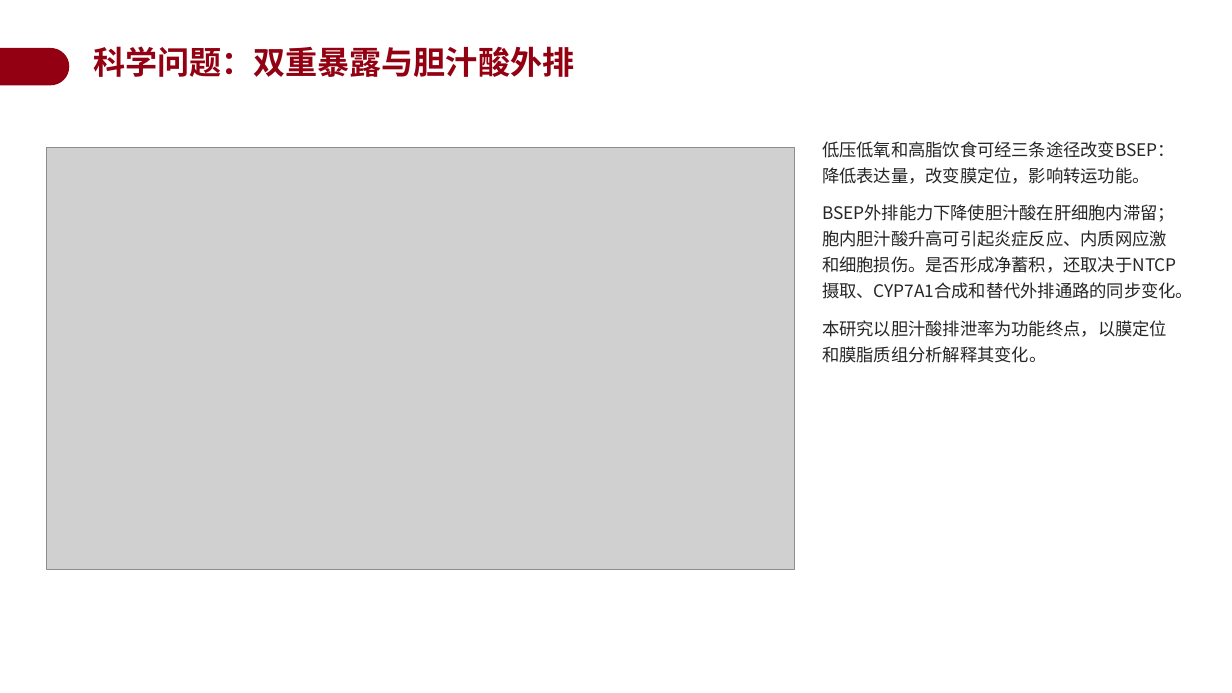
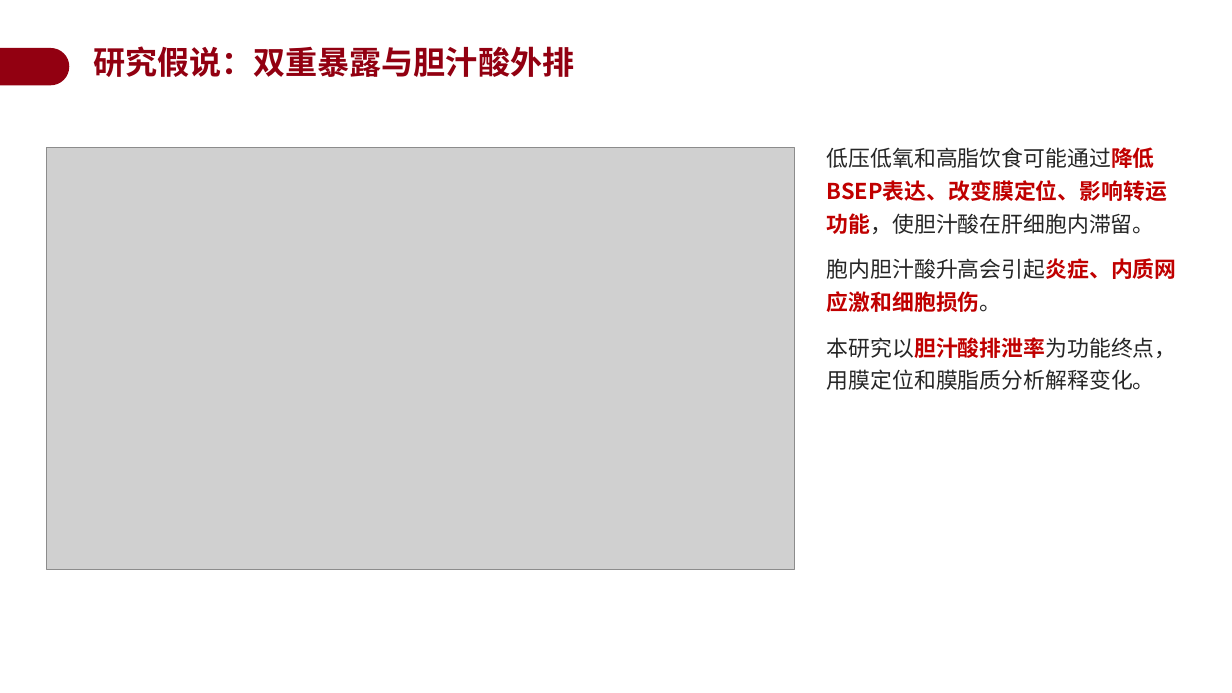
Before and after one commit to a854589274-afk/1, a slide deck: slide 11 of 开题答辩PPT_BSEP高原低压低氧.pptx. Drawn at 1232x693 pixels with LibreOffice and Linux fonts; fonts in the diff are those of the drawing; grey boxes stand for pictures; background and template pictures are left out. Boxes give left, top, right and bottom in pixels: in the first picture for what was removed or moved away, otherwise in the second. Text is boxed around its words. In the diff, an @@ line names an element or a change of style, - is before the commit and + after.

```diff
--- a/开题答辩PPT_BSEP高原低压低氧.pptx
+++ b/开题答辩PPT_BSEP高原低压低氧.pptx
@@ text at (94,46,575,77): text changed @@
-科学问题：双重暴露与胆汁酸外排
+研究假说：双重暴露与胆汁酸外排
@@ text at (827,147,1177,390): text changed; size 13.5 to 17 pt @@
-低压低氧和高脂饮食可经三条途径改变BSEP：降低表达量，改变膜定位，影响转运功能。
-BSEP外排能力下降使胆汁酸在肝细胞内滞留；胞内胆汁酸升高可引起炎症反应、内质网应激和细胞损伤。是否形成净蓄积，还取决于NTCP摄取、CYP7A1合成和替代外排通路的同步变化。
-本研究以胆汁酸排泄率为功能终点，以膜定位和膜脂质组分析解释其变化。
+低压低氧和高脂饮食可能通过降低BSEP表达、改变膜定位、影响转运功能，使胆汁酸在肝细胞内滞留。
+胞内胆汁酸升高会引起炎症、内质网应激和细胞损伤。
+本研究以胆汁酸排泄率为功能终点，用膜定位和膜脂质分析解释变化。
```
Also in this commit, not shown: 1 other slide changed, 16 slides added, 18 slides removed.
